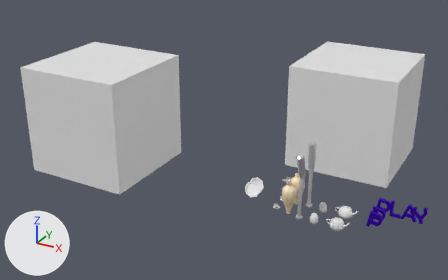
Two versions of the FBX model Assets/3dModels/Bat Game.FBX, one commit apart.
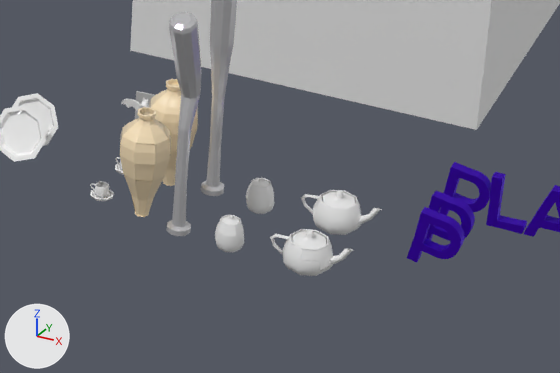
Old and new are each drawn whole from a 50 mm lens placed at (-0.12, -3.42, 2.6), pointed at (-2.66, 1.21, 0.29) and again close up on the part from 55% to 92% of the width and 54% to 93% of the height. Arrows for +X, +Y and +Z are at lower left; the lights stay in place. Where no turn or scale is listed for an object, it has been applied to the vertices. Vertices at the same position are counted once.

Script lines for the objects in view, before the commit:
```python
me_mesh_022 = bpy.data.meshes.new('Mesh.022')
me_mesh_022.from_pydata(...)  # 21 vertices, 37 faces; spans x -0.0727..0.0158, y -0.0506..0.0092, z -0.0588..0.0576
me_mesh_022.materials.append(mat_08___default)  # white #fcfcfc
me_mesh_038 = bpy.data.meshes.new('Mesh.038')
me_mesh_038.from_pydata(...)  # 322 vertices, 644 faces; spans x -0.2222..-0.1029, y -0.0284..0.0, z -0.002..0.1313
me_mesh_038.materials.append(mat_09___default)  # purple #4d00cf
me_mesh_039 = bpy.data.meshes.new('Mesh.039')
me_mesh_039.from_pydata(...)  # 322 vertices, 644 faces; spans x -0.2222..-0.1029, y -0.0284..0.0, z -0.002..0.1313
me_mesh_039.materials.append(mat_09___default)  # purple #4d00cf
ob_plate_broken01 = bpy.data.objects.new('Plate broken01', me_mesh_022)
ob_plate_broken01.location = (-2.139, 0.774, 0.115)
ob_play_broken01 = bpy.data.objects.new('Play Broken01', me_mesh_038)
ob_play_broken01.location = (-0.95, 0.936, 0.01)
ob_play_broken02 = bpy.data.objects.new('Play Broken02', me_mesh_039)
ob_play_broken02.location = (-0.95, 0.849, 0.01)
# also in view: 'Big Jar' at (-1.75, 0.79, 0.2); 'Jar Broken02' at (-1.52, 0.57, 0.11); 'Box007' at (-1.69, 2.02, 0.5); 'Plate broken02' at (-2.13, 0.77, 0.15); 'Play' at (-0.97, 1.08, 0.08)
```
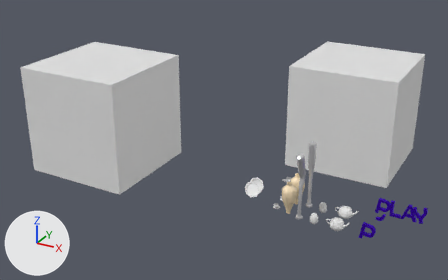
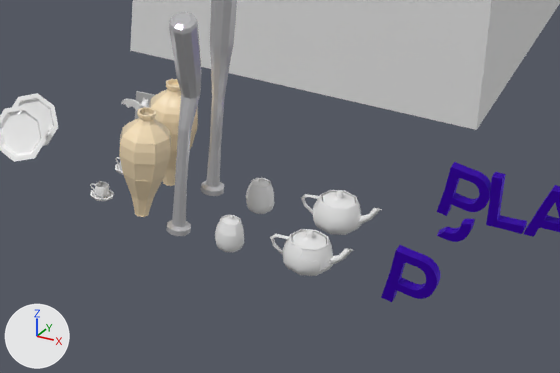
Changed parts and their boxes (x1, y1, x2, y2) in the close-ups (560 x 373 px):
'Play Broken02', moved
    before: (407, 207, 464, 263)
    after: (381, 245, 440, 302)
'Play Broken01', reshaped
    before: (426, 191, 475, 241)
    after: (437, 219, 475, 242)
part 1 of me_mesh_038, cut back
    before: (426, 191, 475, 240)
    after: (437, 219, 474, 235)

Patch to the scene script:
```diff
--- a/Assets/3dModels/Bat Game.FBX.py
+++ b/Assets/3dModels/Bat Game.FBX.py
@@ me_mesh_038 @@
 # used by ob_play_broken01; location = (-0.95, 0.936, 0.01)
-me_mesh_038.from_pydata(...)  # 322 vertices, 644 faces; spans x -0.2222..-0.1029, y -0.0284..0.0, z -0.002..0.1313
+me_mesh_038.from_pydata(...)  # 80 vertices, 154 faces; spans x -0.1814..-0.1029, y -0.0284..0.0, z 0.0247..0.0825
+# me_mesh_038 part 1
+# 242 vertices are removed from x -0.2222..-0.1043, y -0.0284..0.0, z -0.002..0.1313
+# 499 faces are deleted
+# 9 new faces join them
 me_mesh_038.materials.append(mat_09___default)
@@ ob_play_broken02 @@
 ob_play_broken02 = bpy.data.objects.new('Play Broken02', me_mesh_039)
-ob_play_broken02.location = (-0.95, 0.849, 0.01)
+ob_play_broken02.location = (-0.95, 0.658, 0.01)
```
